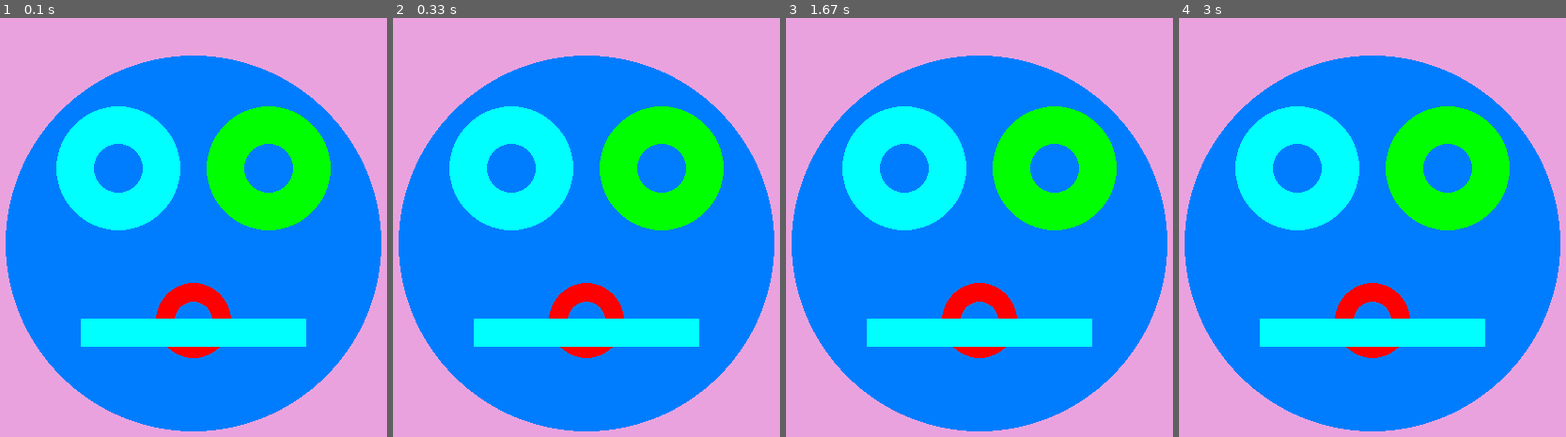
Above: before the commit, frames 1-4 (left to right).
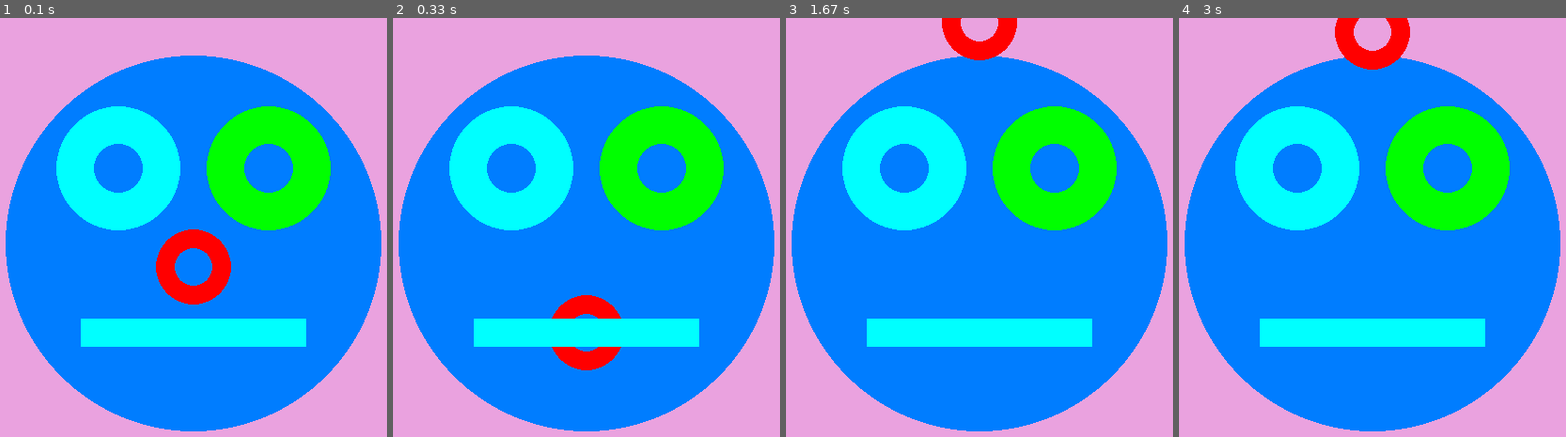
Above: after the commit, the same moments.

Repository: Rosebotics/PythonGameDesign2018
Game: pygame game, started from camp/SamuelC/Day 1 - The Game Loop, Colors, Drawing and Animation/06-InteractingWithAPlayer.py
Same seed, same stepped clock (60 frames per second), same inputs: the game is played once before the commit and once after it.
Inputs:
- Up to frame 1 (0.1 s): no input
- Up to frame 2 (0.33 s): no input
- Up to frame 3 (1.67 s): hold Right 0.33-0.8 s; hold Right 0.83-1.3 s; hold Right from 1.33 s (still down)
- Up to frame 4 (3 s): release Right at 1.97 s; hold Right 2-2.47 s; hold Right 2.5-2.97 s

The runs differ from the first frame. In frame 1, 2.4% of the frame differs, in the area x 40-60%, y 50-82%; in frame 2, 1.3%; in frame 3, 2.4%; in frame 4, 2.6%, in the area x 40-60%, y 0-82%.

Commit message:
Samuel Carson Day 2

Diff:
--- a/camp/SamuelC/Day 1 - The Game Loop, Colors, Drawing and Animation/06-InteractingWithAPlayer.py
+++ b/camp/SamuelC/Day 1 - The Game Loop, Colors, Drawing and Animation/06-InteractingWithAPlayer.py
@@ -15,6 +15,10 @@
     for event in pygame.event.get():
         if event.type == pygame.QUIT:
             sys.exit()
+
+    pressed_keys = pygame.key.get_pressed()
+    if pressed_keys[pygame.K_RIGHT]:
+        nose_y_position = 0
     screen.fill((234, 162, 223))
 
     # drawing shapes on the screen
@@ -25,7 +29,7 @@
     # rtight eye
     pygame.draw.circle(screen, (0, 255, 0), (400, 160), 66, 40)
     # nose
-    nose_y_position = nose_y_position + 122
+    nose_y_position = nose_y_position + 5
     if nose_y_position > 400:
         nose_y_position = 200
     pygame.draw.circle(screen, (255, 0, 0), (320, nose_y_position), 40, 20)
